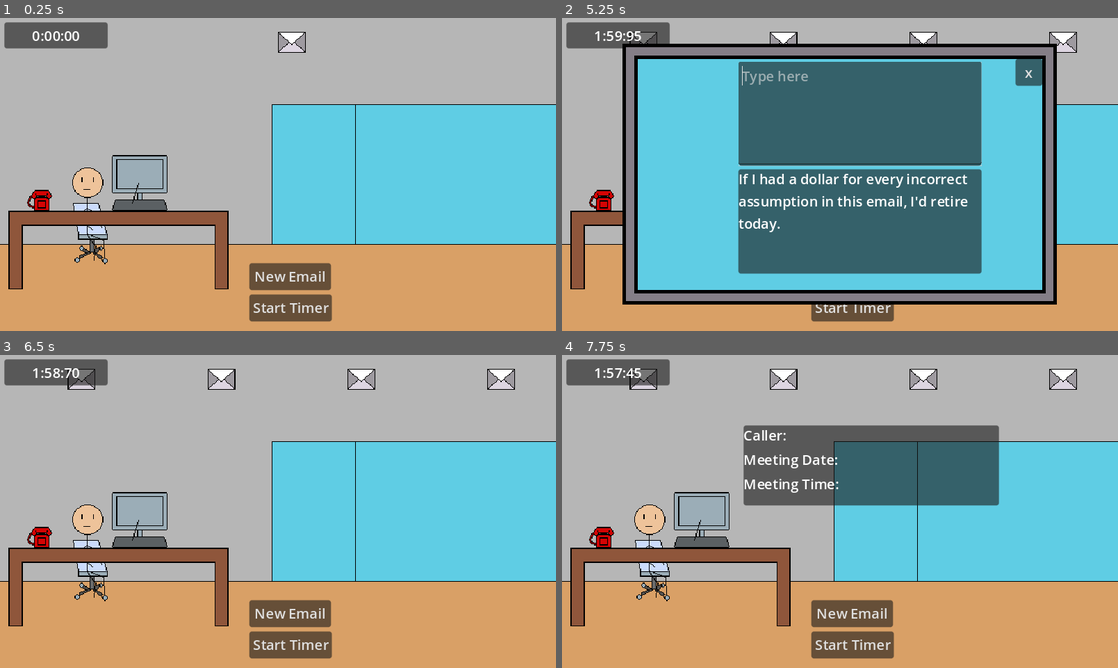
Above: before the commit, frames 1-4 (two rows, left to right).
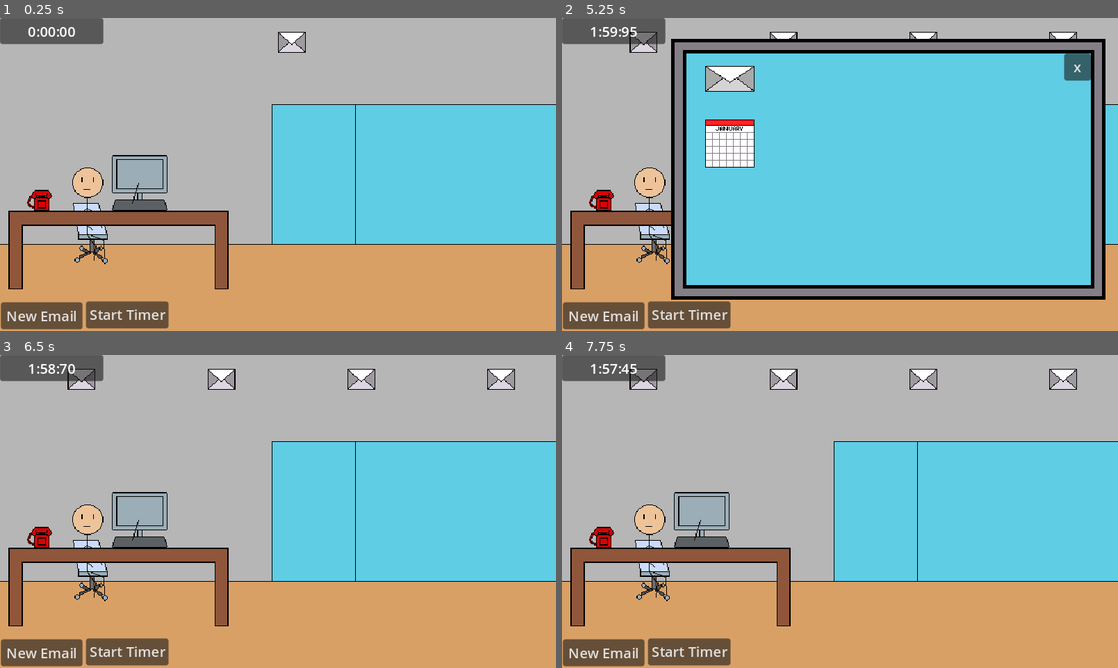
Above: after the commit, the same moments.

Repository: kelleralex04/Brackey-s-Game-Jam
Game: Godot game, scene res://Scenes/main.tscn
Two runs of this game, one before a commit and one after it. Both use one fixed random seed, a clock stepped at 60 frames per second and the inputs below.
Inputs (mouse positions are in pixels of both pictures, inside the frame that each line leads up to):
- Up to frame 1 (0.25 s): no input
- Up to frame 2 (5.25 s): click "New Email" at 0.5 s; click "New Email" at 1.25 s; click "Start Timer" at 2 s; click "Start Timer" at 2.75 s; click "New Email" at 3.5 s; click "Start Timer" at 4.25 s; tap Enter (ui_accept) at 5, 5.1 s; move the mouse to (701, 183) at 5.02 s; click (701, 183) at 5.17 s
- Up to frame 3 (6.5 s): tap Enter (ui_accept) at 5.27, 5.57 s; click "Try Again?" at 5.75 s
- Up to frame 4 (7.75 s): move the mouse to (600, 536) at 6.52 s; tap Enter (ui_accept) at 6.6, 6.77, 7.07 s; click (600, 536) at 6.67 s; click (656, 614) at 7.25 s, where only the run after the commit has a clickable "x"

The runs differ from the first frame. In frame 1, 6.2% of the frame differs, in the area x 0-60%, y 0-100%; in frame 2, 58%, in the area x 0-98%, y 0-100%; in frame 3, 6.1%; in frame 4, 18%.

Commit message:
adds phone call text typewriter effect, list for callers and companies, desktop icons

Diff:
--- a/Scenes/main.gd
+++ b/Scenes/main.gd
@@ -1,4 +1,6 @@
 extends Node2D
+
+signal typing_finished
 
 @onready var desktop: Node2D = $Desktop
 @onready var example_email_label: Label = $Screen/ExampleEmail/ExampleEmailPanel/ExampleEmailLabel
@@ -11,18 +13,28 @@
 @onready var game_over_panel: Panel = $GameOverPanel
 @onready var phone_panel: Panel = $PhonePanel
 @onready var phone_caller_label: Label = $PhonePanel/PhoneVbox/PhoneCallerLabel
-@onready var phone_date_label: Label = $PhonePanel/PhoneVbox/PhoneDateLabel
-@onready var phone_time_label: Label = $PhonePanel/PhoneVbox/PhoneTimeLabel
+@onready var phone_company_label: Label = $PhonePanel/PhoneVbox/PhoneCompanyLabel
+@onready var phone_reason_label: Label = $PhonePanel/PhoneVbox/PhoneReasonLabel
 @onready var screen: TextureRect = $Screen
 
 var minutes: int
 var seconds: int
 var milliseconds: int
-var open_panel := false
-var email_opened := false
+#var open_panel := false
+var desktop_opened := false
 var phone_opened := false
 var task_queue := []
 var new_email: String
+var cur_company: String
+var cur_caller: String
+var cur_reason: String
+var cur_label: Label
+var rand: int
+var full_text: String
+var typing_speed: float
+var typewriter_index := 0
+var typewriter_timer: Timer
+
 var email_responses: Dictionary = {
 	1: "I'd explain why this won't work, but I have a feeling you're not big on listening to reason.",
 	2: "It's cute that you think this is my problem.",
@@ -85,10 +97,71 @@
 	59: "This request is so unrealistic it should be classified as science fiction.",
 	60: "Oh, so we're just making up deadlines now? Cool, cool.",
 }
+var company_employee = [
+	["SynerTech Solutions", "Alice Carter", "Michael Bennett", "Sophia Ramirez"],
+	["Nexora Consulting", "Daniel Harris", "Emma Patel", "Jacob Thompson"],
+	["Synergex Innovations", "Oliver White", "Emily Parker", "Lucas Anderson"],
+	["Stratosphere Global", "Grace Mitchell", "Nathan Scott", "Liam Rodriguez"],
+	["Optimus Enterprises", "Mia Evans", "Ethan Foster", "Ava Cooper"],
+	["Vertex Strategies", "Benjamin Walker", "Olivia Morris", "James Brooks"],
+	["Bluewave Analytics", "Isabella Hall", "Alexander Reed", "Charlotte Adams"],
+	["Peak Performance Partners", "William Stewart", "Amelia Carter", "Henry Gray"],
+	["Quantum Edge Consulting", "Ella Jenkins", "Samuel Morgan", "Victoria Ross"],
+	["Summit Synergy", "Noah Campbell", "Sophie Kelly", "Lily Flores"],
+	["Evercore Dynamics", "Mason Barnes", "Harper Lewis", "Elijah Perry"],
+	["Catalyst Ventures", "Aiden Hughes", "Zoe Ramirez", "Sebastian Carter"],
+	["Apex Growth Solutions", "Lillian Bell", "David Sanders", "Evelyn Price"],
+	["Zenith Corporate Solutions", "Caleb Fisher", "Madison Howard", "Jack Ward"],
+	["Momentum Advisory Group", "Natalie Cook", "Dylan Richardson", "Leo Bryant"],
+	["Elevate Business Solutions", "Scarlett Griffin", "Owen Wood", "Hailey Peterson"],
+	["Paragon Strategic Partners", "Chloe Powell", "Julian Cox", "Penelope Hayes"],
+	["Horizon Capital Group", "Matthew Foster", "Aubrey Morgan", "Daniel Russell"],
+	["Fusion Enterprises", "Emily Simmons", "Wyatt Murphy", "Aria Collins"],
+	["OmniVision Consulting", "Luke Hughes", "Savannah Price", "Joseph Parker"],
+	["NovaSphere Solutions", "Victoria Bailey", "Benjamin Gonzalez", "Grace Long"],
+	["Epicenter Business Solutions", "Andrew Rivera", "Isla Carter", "Gabriel Scott"],
+	["Proxima Consulting Group", "Samantha Hayes", "Ryan Bennett", "Nathaniel Brooks"],
+	["Beacon Strategy Partners", "Lydia Cooper", "Adam Flores", "Nora Bell"],
+	["Titan Business Solutions", "Eleanor Howard", "Connor Fisher", "Hudson Griffin"],
+	["Synergy Nexus", "Daisy Collins", "Cole Ramirez", "Aurora Peterson"],
+	["Acumen Corporate Advisors", "Eva Morgan", "Carson Ward", "Ivy Stewart"],
+	["Visionary Edge Consulting", "Asher Parker", "Layla Wood", "Easton Perry"],
+	["Astute Advisory Group", "Zachary Price", "Bella Richardson", "Elliot Murphy"],
+	["Veritas Growth Partners", "Stella Russell", "Axel Lewis", "Hazel Bryant"],
+	["Summitwise Consulting", "Gianna Foster", "Miles Bell", "Ariana Hayes"],
+	["Metrix Global Solutions", "Julian Simmons", "Alice Cook", "Beau Kelly"],
+	["Excelsior Business Consulting", "Leonardo Hughes", "Melanie Powell", "Jameson Cox"],
+	["AlphaCore Strategies", "Sarah Morgan", "Ezra Stewart", "Leilani Mitchell"],
+	["Omnexus Solutions", "Madeline Adams", "Ryder Bailey", "Josephine Gonzalez"],
+	["PrismEdge Consulting", "Xavier Carter", "Emilia Rivera", "Piper Scott"],
+	["Centric Vision Partners", "Bennett Ramirez", "Delilah Brooks", "Adrian Cooper"],
+	["Infinitum Business Consulting", "Kinsley Richardson", "Maxwell Perry", "Sydney Murphy"],
+	["PrimePath Advisory", "Juliette Long", "Finn Ward", "Elise Flores"],
+	["Northstar Strategic Advisors", "Lorenzo Griffin", "Brielle Peterson", "Victor Bennett"],
+	["ElevateX Solutions", "Evangeline Parker", "Theo Morgan", "Callie Howard"],
+	["Legacy Growth Partners", "Maddox Price", "Sadie Powell", "Jasper Simmons"],
+	["Integra Advisory Group", "Bianca Lewis", "Camden Foster", "Annabelle Scott"],
+	["StellarEdge Consulting", "Finnley Cook", "Rebecca Carter", "Dante Bell"],
+	["Aspire Corporate Solutions", "Mikayla Collins", "Elliott Ward", "Rylee Bailey"],
+	["Momentum Edge Partners", "Diana Ramirez", "Anderson Brooks", "Margot Gonzalez"],
+	["NextGen Synergies", "Giselle Mitchell", "Jayden Wood", "Sienna Parker"],
+	["Prospera Business Solutions", "Grayson Carter", "Anastasia Perry", "Micah Rivera"],
+	["Pinnacle Vision Strategies", "Zane Stewart", "Tessa Cook", "Roman Bennett"],
+	["Infinity Growth Advisors", "Dakota Bell", "Alina Kelly", "Tristan Howard"],
+]
+var reasons = [
+	'Schedule Meeting',
+	'Make Order',
+	'Take Message'
+]
 
 func _ready() -> void:
 	example_email_label.text = choose_email()
 	task_queue.append([email_task, example_email_label.text])
+	rand = randi_range(0, 49)
+	cur_company = company_employee[rand][0]
+	cur_caller = company_employee[rand][randi_range(1, 3)]
+	cur_reason = reasons[randi_range(0, 2)]
 
 func _process(delta: float) -> void:
 	var remaining_time = timer.time_left
@@ -101,7 +174,7 @@
 	if Input.is_action_just_pressed("ui_cancel"):
 		get_tree().quit()
 
-	if Input.is_action_just_pressed('ui_accept') and email_opened:
+	if Input.is_action_just_pressed('ui_accept') and desktop_opened:
 		if email_input.text == example_email_label.text:
 			_on_desktop_clicked()
 			task_queue[0][0].queue_free()
@@ -135,21 +208,51 @@
 			email_input.add_theme_color_override('font_color', Color(1, 1, 1))
 
 func _on_desktop_clicked() -> void:
-	if task_queue.size():
-		if !open_panel or open_panel and email_opened:
-			open_panel = !open_panel
-			email_opened = !email_opened
-			#email_input.visible = !email_input.visible
-			#example_email.visible = !example_email.visible
-			screen.visible = !screen.visible
-			example_email_label.text = task_queue[0][1]
-			email_input.grab_focus()
-
-func _on_phone_phone_clicked() -> void:
-	if !open_panel or open_panel and phone_opened:
-		open_panel = !open_panel
-		phone_opened = !phone_opened
-		phone_panel.visible = !phone_panel.visible
+	#if task_queue.size():
+		#if !open_panel or open_panel and desktop_opened:
+			#open_panel = !open_panel
+	desktop_opened = !desktop_opened
+	screen.visible = !screen.visible
+	example_email_label.text = task_queue[0][1]
+	email_input.grab_focus()
+
+func _on_phone_clicked() -> void:
+	#if !open_panel or open_panel and phone_opened:
+		#open_panel = !open_panel
+	if phone_opened and get_child(-1) == typewriter_timer:
+		typewriter_timer.set_paused(true)
+	elif !phone_opened and get_child(-1) == typewriter_timer:
+		typewriter_timer.set_paused(false)
+	else:
+		phone_call()
+	phone_opened = !phone_opened
+	phone_panel.visible = !phone_panel.visible
+
+func phone_call():
+	call_typewriter(phone_caller_label, 'Caller: ' + cur_caller)
+	await typing_finished
+	call_typewriter(phone_company_label, 'Company: ' + cur_company)
+	await typing_finished
+	call_typewriter(phone_reason_label, 'Reason: ' + cur_reason)
+
+func call_typewriter(label: Label ,text: String):
+	typewriter_timer = Timer.new()
+	full_text = text
+	cur_label = label
+	typewriter_timer.wait_time = randf_range(0.05, 0.15)
+	typewriter_timer.autostart = true
+	typewriter_timer.one_shot = false
+	typewriter_timer.timeout.connect(_on_typewriter_timer_timeout)
+	add_child(typewriter_timer)
+
+func _on_typewriter_timer_timeout():
+	if typewriter_index < full_text.length():
+		cur_label.text += full_text[typewriter_index]
+		typewriter_index += 1
+	else:
+		typewriter_index = 0
+		get_child(-1).queue_free()
+		typing_finished.emit()
 
 func _on_new_email_pressed() -> void:
 	var email_task_scene = preload('res://Scenes/email_task.tscn')
@@ -172,3 +275,6 @@
 
 func _on_close_screen_pressed() -> void:
 	_on_desktop_clicked()
+
+func _on_close_phone_pressed() -> void:
+	_on_phone_clicked()
--- a/Scenes/main.tscn
+++ b/Scenes/main.tscn
@@ -9,6 +9,15 @@
 [ext_resource type="Texture2D" uid="uid://lkv7pcombhf5" path="res://Assets/Sprites/desk.png" id="7_8wov8"]
 [ext_resource type="Texture2D" uid="uid://bpbc0q840g406" path="res://Assets/Sprites/john_office.png" id="7_lthcq"]
 [ext_resource type="Texture2D" uid="uid://dge34nelojwkh" path="res://Assets/Sprites/screen.png" id="8_3seal"]
+[ext_resource type="Texture2D" uid="uid://m0b13jw25sd2" path="res://Assets/Sprites/calendar_icon.png" id="8_om7dv"]
+[ext_resource type="Texture2D" uid="uid://dl8d25nlslgoc" path="res://Assets/Sprites/email_icon.png" id="9_8p3re"]
+[ext_resource type="FontFile" uid="uid://vxm7q8aomuc5" path="res://Assets/Fonts/NESCyrillic.ttf" id="11_gyv0t"]
+
+[sub_resource type="RectangleShape2D" id="RectangleShape2D_ddnfx"]
+size = Vector2(57, 55)
+
+[sub_resource type="RectangleShape2D" id="RectangleShape2D_pdtc3"]
+size = Vector2(57, 30)
 
 [node name="Main" type="Node2D"]
 script = ExtResource("1_7vj2b")
@@ -18,6 +27,26 @@
 offset_bottom = 360.0
 texture = ExtResource("2_mnrvu")
 
+[node name="Desktop" parent="." instance=ExtResource("1_dntc4")]
+position = Vector2(129, 158)
+
+[node name="Phone" parent="." instance=ExtResource("5_skwty")]
+position = Vector2(44, 210)
+
+[node name="JohnOffice" type="TextureRect" parent="."]
+offset_left = 73.0
+offset_top = 160.0
+offset_right = 137.0
+offset_bottom = 288.0
+texture = ExtResource("7_lthcq")
+
+[node name="Desk" type="TextureRect" parent="."]
+offset_left = 10.0
+offset_top = 222.0
+offset_right = 263.0
+offset_bottom = 312.0
+texture = ExtResource("7_8wov8")
+
 [node name="Taskbar" type="HBoxContainer" parent="."]
 custom_minimum_size = Vector2(640, 32)
 anchors_preset = 10
@@ -30,12 +59,112 @@
 [node name="EmailTask" parent="Taskbar" instance=ExtResource("4_g8ask")]
 layout_mode = 2
 
+[node name="Screen" type="TextureRect" parent="."]
+visible = false
+offset_left = 126.0
+offset_top = 24.0
+offset_right = 626.0
+offset_bottom = 324.0
+texture = ExtResource("8_3seal")
+
+[node name="EmailInput" parent="Screen" instance=ExtResource("3_im7m8")]
+visible = false
+layout_mode = 0
+offset_left = 133.0
+offset_top = 20.0
+offset_right = 413.0
+offset_bottom = 140.0
+placeholder_text = "Type here"
+context_menu_enabled = false
+middle_mouse_paste_enabled = false
+wrap_mode = 1
+
+[node name="ExampleEmail" type="Control" parent="Screen"]
+visible = false
+layout_mode = 3
+anchors_preset = 0
+offset_left = -70.0
+offset_top = -30.0
+offset_right = -30.0
+offset_bottom = 10.0
+
+[node name="ExampleEmailPanel" type="Panel" parent="Screen/ExampleEmail"]
+layout_mode = 0
+offset_left = 203.0
+offset_top = 174.0
+offset_right = 483.0
+offset_bottom = 294.0
+
+[node name="ExampleEmailLabel" type="Label" parent="Screen/ExampleEmail/ExampleEmailPanel"]
+layout_mode = 1
+anchors_preset = 15
+anchor_right = 1.0
+anchor_bottom = 1.0
+grow_horizontal = 2
+grow_vertical = 2
+text = "Type this"
+autowrap_mode = 2
+
+[node name="CloseScreen" type="Button" parent="Screen"]
+layout_mode = 0
+offset_left = 452.0
+offset_top = 17.0
+offset_right = 483.0
+offset_bottom = 48.0
+text = "x"
+
+[node name="CalendarIcon" type="Control" parent="Screen"]
+custom_minimum_size = Vector2(57, 55)
+anchors_preset = 0
+offset_left = 39.0
+offset_top = 93.0
+offset_right = 96.0
+offset_bottom = 148.0
+
+[node name="TextureRect" type="TextureRect" parent="Screen/CalendarIcon"]
+layout_mode = 1
+anchors_preset = 15
+anchor_right = 1.0
+anchor_bottom = 1.0
+grow_horizontal = 2
+grow_vertical = 2
+texture = ExtResource("8_om7dv")
+
+[node name="Area2D" type="Area2D" parent="Screen/CalendarIcon"]
+
+[node name="CollisionShape2D" type="CollisionShape2D" parent="Screen/CalendarIcon/Area2D"]
+position = Vector2(28.5, 27.5)
+shape = SubResource("RectangleShape2D_ddnfx")
+
+[node name="EmailIcon" type="Control" parent="Screen"]
+anchors_preset = 0
+offset_left = 39.0
+offset_top = 31.0
+offset_right = 96.0
+offset_bottom = 61.0
+
+[node name="TextureRect" type="TextureRect" parent="Screen/EmailIcon"]
+layout_mode = 1
+anchors_preset = 15
+anchor_right = 1.0
+anchor_bottom = 1.0
+grow_horizontal = 2
+grow_vertical = 2
+texture = ExtResource("9_8p3re")
+stretch_mode = 2
+
+[node name="Area2D" type="Area2D" parent="Screen/EmailIcon"]
+
+[node name="CollisionShape2D" type="CollisionShape2D" parent="Screen/EmailIcon/Area2D"]
+position = Vector2(28.5, 15)
+shape = SubResource("RectangleShape2D_pdtc3")
+
 [node name="PhonePanel" type="Panel" parent="."]
 visible = false
-offset_left = 209.0
-offset_top = 81.0
-offset_right = 503.0
-offset_bottom = 173.0
+offset_left = 5.0
+offset_top = 39.0
+offset_right = 124.0
+offset_bottom = 318.0
 
 [node name="PhoneVbox" type="VBoxContainer" parent="PhonePanel"]
 layout_mode = 1
@@ -48,43 +177,48 @@
 [node name="PhoneCallerLabel" type="Label" parent="PhonePanel/PhoneVbox"]
 custom_minimum_size = Vector2(16, 24)
 layout_mode = 2
-text = "Caller:"
-autowrap_mode = 2
-
-[node name="PhoneDateLabel" type="Label" parent="PhonePanel/PhoneVbox"]
+theme_override_fonts/font = ExtResource("11_gyv0t")
+theme_override_font_sizes/font_size = 16
+autowrap_mode = 2
+
+[node name="PhoneCompanyLabel" type="Label" parent="PhonePanel/PhoneVbox"]
 custom_minimum_size = Vector2(16, 24)
 layout_mode = 2
-text = "Meeting Date:"
-autowrap_mode = 2
-
-[node name="PhoneTimeLabel" type="Label" parent="PhonePanel/PhoneVbox"]
+theme_override_fonts/font = ExtResource("11_gyv0t")
+theme_override_font_sizes/font_size = 16
+autowrap_mode = 2
+
+[node name="PhoneReasonLabel" type="Label" parent="PhonePanel/PhoneVbox"]
 custom_minimum_size = Vector2(16, 24)
 layout_mode = 2
-text = "Meeting Time:"
-autowrap_mode = 2
-
-[node name="Desktop" parent="." instance=ExtResource("1_dntc4")]
-position = Vector2(129, 158)
+theme_override_fonts/font = ExtResource("11_gyv0t")
+autowrap_mode = 2
+
+[node name="ClosePhone" type="Button" parent="PhonePanel"]
+layout_mode = 0
+offset_left = 98.0
+offset_top = 246.0
+offset_right = 115.0
+offset_bottom = 277.0
+text = "x"
 
 [node name="NewEmail" type="Button" parent="."]
-offset_left = 287.0
-offset_top = 282.0
-offset_right = 381.0
-offset_bottom = 313.0
+offset_left = 1.0
+offset_top = 327.0
+offset_right = 95.0
+offset_bottom = 358.0
 text = "New Email"
 
 [node name="StartTimer" type="Button" parent="."]
-offset_left = 287.0
-offset_top = 318.0
-offset_right = 382.0
-offset_bottom = 349.0
+offset_left = 99.0
+offset_top = 326.0
+offset_right = 194.0
+offset_bottom = 357.0
 text = "Start Timer"
 
 [node name="TimerPanel" type="Panel" parent="."]
-offset_left = 5.0
-offset_top = 5.0
-offset_right = 124.0
-offset_bottom = 35.0
+offset_right = 119.0
+offset_bottom = 30.0
 
 [node name="TimeLeft" type="Label" parent="TimerPanel"]
 layout_mode = 1
@@ -105,9 +239,6 @@
 wait_time = 120.0
 one_shot = true
 
-[node name="Phone" parent="." instance=ExtResource("5_skwty")]
-position = Vector2(44, 210)
-
 [node name="GameOverPanel" type="Panel" parent="."]
 visible = false
 offset_right = 640.0
@@ -131,77 +262,12 @@
 offset_bottom = 240.0
 text = "Try Again?"
 
-[node name="JohnOffice" type="TextureRect" parent="."]
-offset_left = 73.0
-offset_top = 160.0
-offset_right = 137.0
-offset_bottom = 288.0
-texture = ExtResource("7_lthcq")
-
-[node name="Desk" type="TextureRect" parent="."]
-offset_left = 10.0
-offset_top = 222.0
-offset_right = 263.0
-offset_bottom = 312.0
-texture = ExtResource("7_8wov8")
-
-[node name="Screen" type="TextureRect" parent="."]
-visible = false
-offset_left = 70.0
-offset_top = 30.0
-offset_right = 570.0
-offset_bottom = 330.0
-texture = ExtResource("8_3seal")
-
-[node name="EmailInput" parent="Screen" instance=ExtResource("3_im7m8")]
-layout_mode = 0
-offset_left = 133.0
-offset_top = 20.0
-offset_right = 413.0
-offset_bottom = 140.0
-placeholder_text = "Type here"
-context_menu_enabled = false
-middle_mouse_paste_enabled = false
-wrap_mode = 1
-
-[node name="ExampleEmail" type="Control" parent="Screen"]
-layout_mode = 3
-anchors_preset = 0
-offset_left = -70.0
-offset_top = -30.0
-offset_right = -30.0
-offset_bottom = 10.0
-
-[node name="ExampleEmailPanel" type="Panel" parent="Screen/ExampleEmail"]
-layout_mode = 0
-offset_left = 203.0
-offset_top = 174.0
-offset_right = 483.0
-offset_bottom = 294.0
-
-[node name="ExampleEmailLabel" type="Label" parent="Screen/ExampleEmail/ExampleEmailPanel"]
-layout_mode = 1
-anchors_preset = 15
-anchor_right = 1.0
-anchor_bottom = 1.0
-grow_horizontal = 2
-grow_vertical = 2
-text = "Type this"
-autowrap_mode = 2
-
-[node name="CloseScreen" type="Button" parent="Screen"]
-layout_mode = 0
-offset_left = 452.0
-offset_top = 17.0
-offset_right = 483.0
-offset_bottom = 48.0
-text = "x"
-
 [connection signal="desktop_clicked" from="Desktop" to="." method="_on_desktop_clicked"]
+[connection signal="phone_clicked" from="Phone" to="." method="_on_phone_clicked"]
+[connection signal="text_changed" from="Screen/EmailInput" to="." method="_on_email_input_text_changed"]
+[connection signal="pressed" from="Screen/CloseScreen" to="." method="_on_close_screen_pressed"]
+[connection signal="pressed" from="PhonePanel/ClosePhone" to="." method="_on_close_phone_pressed"]
 [connection signal="pressed" from="NewEmail" to="." method="_on_new_email_pressed"]
 [connection signal="pressed" from="StartTimer" to="." method="_on_start_timer_pressed"]
 [connection signal="timeout" from="Timer" to="." method="_on_timer_timeout"]
-[connection signal="phone_clicked" from="Phone" to="." method="_on_phone_phone_clicked"]
 [connection signal="pressed" from="GameOverPanel/Restart" to="." method="_on_restart_pressed"]
-[connection signal="text_changed" from="Screen/EmailInput" to="." method="_on_email_input_text_changed"]
-[connection signal="pressed" from="Screen/CloseScreen" to="." method="_on_close_screen_pressed"]
Binary file added: Assets/Fonts/NESCyrillic.ttf
Not shown, added: Assets/Fonts/NESCyrillic.ttf.import
Binary file added: Assets/Sprites/calendar_icon.png
Not shown, added: Assets/Sprites/calendar_icon.png.import
Binary file added: Assets/Sprites/email_icon.aseprite
Binary file added: Assets/Sprites/email_icon.png
Not shown, added: Assets/Sprites/email_icon.png.import
Binary file added: Assets/Sprites/screen_with_icons.png
Not shown, added: Assets/Sprites/screen_with_icons.png.import
Not shown: 1 places in Scenes/main.tscn that only renumber resources
